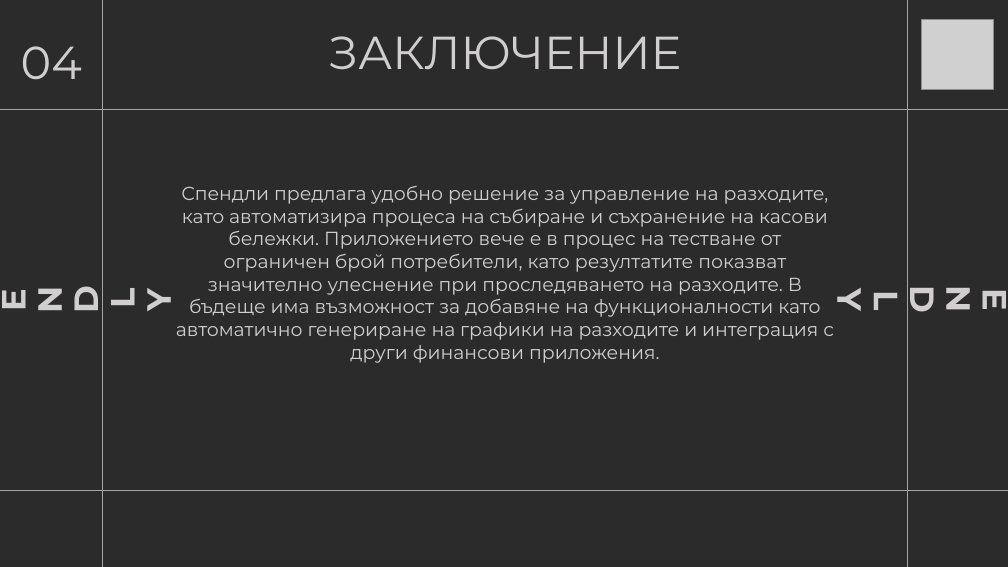
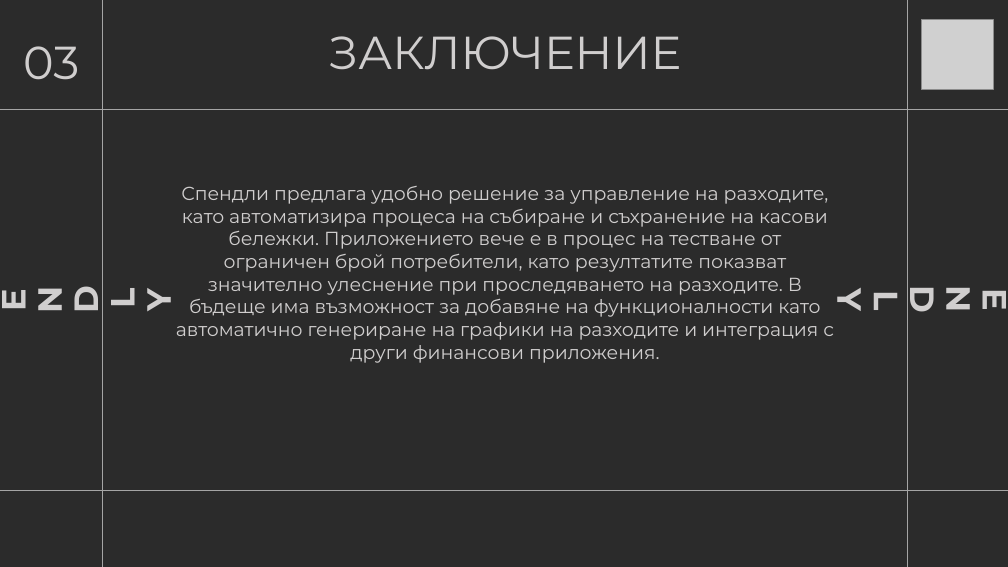
Before and after one commit to BRMilev22/spendly-mobile, a slide deck: slide 5 of docx/Spendly.pptx. Drawn at 1008x567 pixels with LibreOffice and Linux fonts; fonts in the diff are those of the drawing; grey boxes stand for pictures; background and template pictures are left out; a plain dark background stands for a picture behind light text. Boxes give left, top, right and bottom in pixels: in the first picture for what was removed or moved away, otherwise in the second. Text is boxed around its words. In the diff, an @@ line names an element or a change of style, - is before the commit and + after.

```diff
--- a/docx/Spendly.pptx
+++ b/docx/Spendly.pptx
@@ text at (23,46,79,80): text changed @@
-04
+03
```
Also in this commit, not shown: 1 other slide changed, 3 other files.
